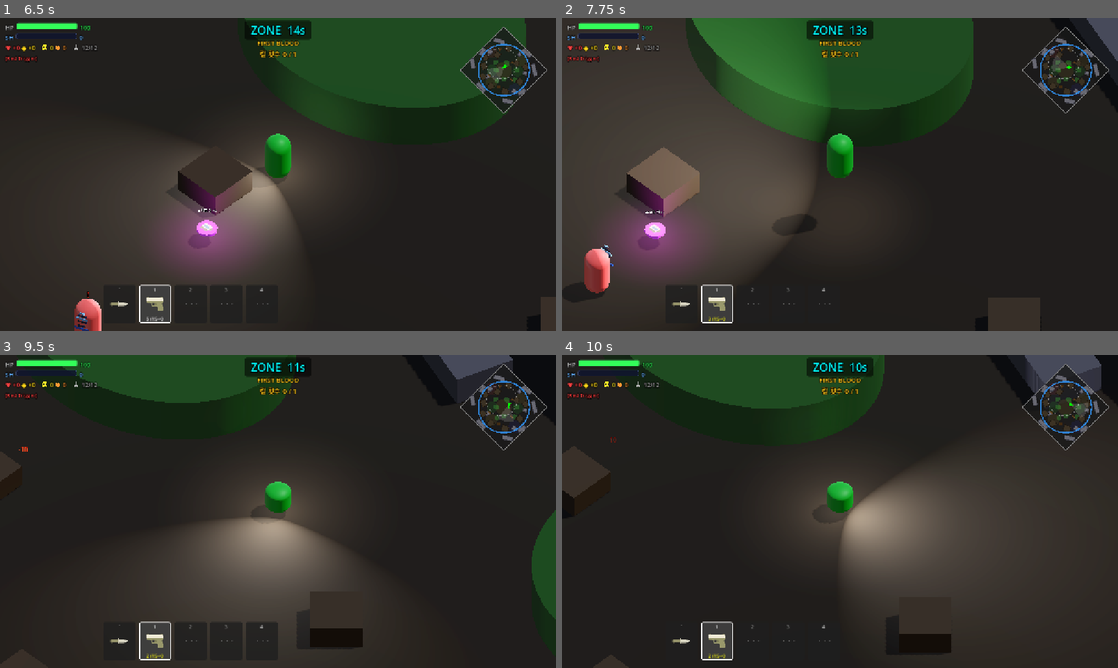
Above: before the commit, frames 1-4 (two rows, left to right).
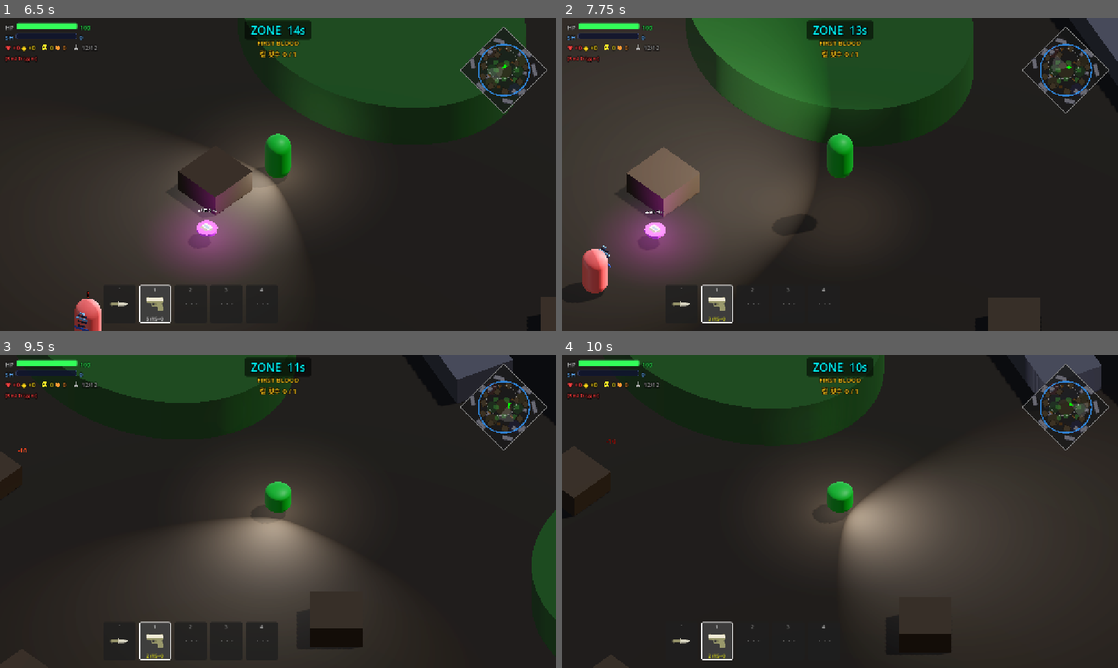
Above: after the commit, the same moments.

Repository: Kyulhee/battle-capsule
Game: Godot game, scene res://src/Main.tscn
Same seed, same stepped clock (60 frames per second), same inputs: the game is played once before the commit and once after it.
Inputs (mouse positions are in pixels of both pictures, inside the frame that each line leads up to):
- Up to frame 1 (6.5 s): click "START MATCH" at 0.5 s; click "START MATCH" at 1.25 s; click "쉬움" at 2 s; click "보통" at 2.75 s; click "어려움" at 3.5 s; click "지옥" at 4.25 s; click "RECORDS" at 5 s; click "선택" at 5.75 s
- Up to frame 2 (7.75 s): tap Enter at 6.5 s; move the mouse to (962, 158) at 6.52 s; press the mouse at (962, 158) at 6.53 s; hold D (ui_right) 6.53-7.28 s; tap Space at 6.77, 7.52 s; move the mouse to (728, 190) at 7.27 s; release the mouse at (728, 190) at 7.28 s; hold S (ui_down) from 7.28 s (still down); tap Q (heal) at 7.35 s
- Up to frame 3 (9.5 s): move the mouse to (333, 442) at 8.02 s; release S (ui_down) at 8.03 s; hold D (ui_right) 8.03-8.78 s; tap F (interact) at 8.1 s; move the mouse to (250, 574) at 8.77 s; hold W (ui_up) from 8.78 s (still down); tap C at 8.85 s; click (250, 574) at 8.92 s; tap Space at 9.02 s
- Up to frame 4 (10 s): move the mouse to (1006, 558) at 9.52 s; release W (ui_up) at 9.53 s; hold A (ui_left) from 9.53 s (still down); tap 1 at 9.6 s; tap Space at 9.77 s

Frame 1 is identical in both runs. In frame 2, 0.3% of the frame differs, in the area x 3-10%, y 72-88%; in frame 3, less than 0.1%; in frame 4, less than 0.1%.

Commit message:
refactor: split supply drop calculations

Diff:
--- a/src/Main.gd
+++ b/src/Main.gd
@@ -88,6 +88,7 @@
 const DebugOverlayScript = preload("res://src/ui/DebugOverlay.gd")
 const LootSpawnerScript = preload("res://src/core/LootSpawner.gd")
 const MissionTrackerScript = preload("res://src/core/MissionTracker.gd")
+const SupplyDropControllerScript = preload("res://src/core/SupplyDropController.gd")
 const ZoneControllerScript = preload("res://src/core/ZoneController.gd")
 
 # MapSpec & Builder
@@ -103,6 +104,7 @@
 var game_config = null
 var debug_flags = null
 var debug_overlay = null
+var supply_controller = null
 
 # Dynamic Supply
 var supply_telegraphed: bool = false
@@ -115,6 +117,7 @@
 func _ready():
 	process_mode = Node.PROCESS_MODE_ALWAYS
 	loot_spawner = LootSpawnerScript.new()
+	supply_controller = SupplyDropControllerScript.new()
 	asset_catalog = AssetCatalogScript.new()
 	asset_catalog.load_or_default()
 	_configure_asset_catalog()
@@ -877,7 +880,7 @@
 		supply_timer -= delta
 		# Move pillar down over time
 		if supply_pillar:
-			var t = 1.0 - (supply_timer / 8.0) # 8.0 is the telegraph time
+			var t = supply_controller.pillar_progress(supply_timer) if supply_controller else 1.0
 			supply_pillar.global_position.y = lerp(50.0, 0.0, t)
 
 		if supply_timer <= 0:
@@ -1039,10 +1042,15 @@
 			pickup.init(item_templates[randi() % item_templates.size()])
 
 func telegraph_supply_zone():
+	var drop = supply_controller.start_telegraph() if supply_controller else {
+		"pos": Vector3(randf_range(-25, 25), 1.0, randf_range(-25, 25)),
+		"timer": 8.0,
+	}
 	supply_telegraphed = true
 	supply_spawned = false
-	supply_timer = 8.0
-	supply_pos = Vector3(randf_range(-25, 25), 1.0, randf_range(-25, 25))
+	supply_timer = float(drop.get("timer", 8.0))
+	supply_pos = drop.get("pos", Vector3.ZERO)
+	debug_log("loot", "supply telegraphed at (%.1f, %.1f)" % [supply_pos.x, supply_pos.z])
 
 	# Visual beacon
 	supply_pillar = MeshInstance3D.new()
@@ -1062,6 +1070,7 @@
 func activate_supply_zone():
 	supply_spawned = true
 	supply_telegraphed = false # Clear from minimap
+	debug_log("loot", "supply activated at (%.1f, %.1f)" % [supply_pos.x, supply_pos.z])
 	if supply_pillar:
 		supply_pillar.queue_free()
 		supply_pillar = null
@@ -1072,10 +1081,11 @@
 		$Loot.add_child(rg)
 		rg.global_position = supply_pos
 		rg.init(railgun_item.duplicate(true))
-	for i in range(4):
+	var consumable_count = supply_controller.consumable_count() if supply_controller else 4
+	for i in range(consumable_count):
 		var pickup = pickup_scene.instantiate()
 		$Loot.add_child(pickup)
-		var offset = Vector3(randf_range(-2.5, 2.5), 0, randf_range(-2.5, 2.5))
+		var offset = supply_controller.random_cluster_offset() if supply_controller else Vector3(randf_range(-2.5, 2.5), 0, randf_range(-2.5, 2.5))
 		pickup.global_position = supply_pos + offset
 		if not consumable_templates.is_empty():
 			pickup.init(consumable_templates[randi() % consumable_templates.size()])
--- /dev/null
+++ b/src/core/SupplyDropController.gd
@@ -0,0 +1,28 @@
+class_name SupplyDropController
+extends RefCounted
+
+var telegraph_time: float = 8.0
+var spawn_extent: float = 25.0
+var cluster_consumable_count: int = 4
+var cluster_spread: float = 2.5
+
+func start_telegraph() -> Dictionary:
+	return {
+		"pos": Vector3(randf_range(-spawn_extent, spawn_extent), 1.0, randf_range(-spawn_extent, spawn_extent)),
+		"timer": telegraph_time,
+	}
+
+func pillar_progress(timer: float) -> float:
+	if telegraph_time <= 0.0:
+		return 1.0
+	return clampf(1.0 - (timer / telegraph_time), 0.0, 1.0)
+
+func consumable_count() -> int:
+	return max(0, cluster_consumable_count)
+
+func random_cluster_offset() -> Vector3:
+	return Vector3(
+		randf_range(-cluster_spread, cluster_spread),
+		0.0,
+		randf_range(-cluster_spread, cluster_spread)
+	)
Not shown, changed: docs/ARCHITECTURE.md
Not shown, changed: docs/DEVLOG.md
Not shown, changed: docs/MASTERPLAN.md
